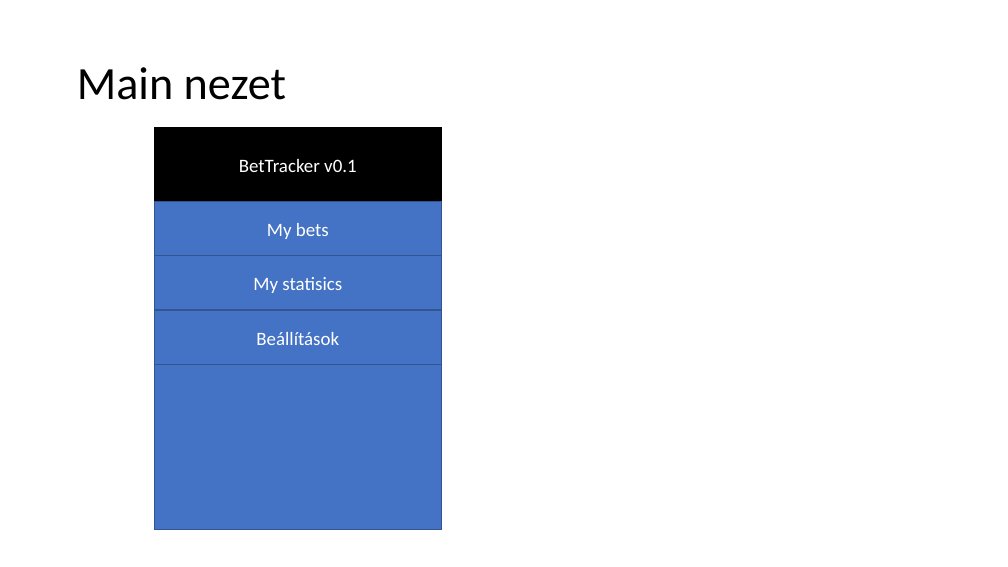
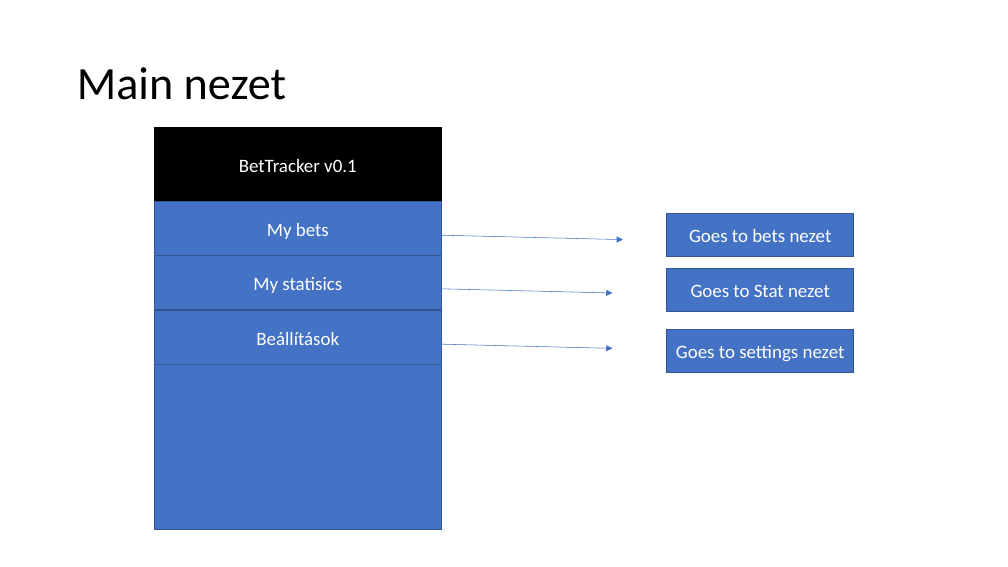
Before and after one commit to Frostforus/BetTracker, a slide deck: slide 2 of design/Design_ppt-ben.pptx (slide 1 before the commit). Drawn at 1008x567 pixels with LibreOffice and Linux fonts; fonts in the diff are those of the drawing. Boxes give left, top, right and bottom in pixels: in the first picture for what was removed or moved away, otherwise in the second. Text is boxed around its words. In the diff, an @@ line names an element or a change of style, - is before the commit and + after.

```diff
--- a/design/Design_ppt-ben.pptx
+++ b/design/Design_ppt-ben.pptx
@@ arrow added from (406, 234) to (623, 240), #4472C4 0.5 pt @@
@@ rectangle added at [667, 213, 854, 256], fill #4472C4, outline #325491 1 pt, 18 pt, text #FFFFFF @@
+Goes to bets nezet
@@ rectangle added at [667, 269, 854, 312], fill #4472C4, outline #325491 1 pt, 18 pt, text #FFFFFF @@
+Goes to Stat nezet
@@ arrow added from (395, 288) to (613, 293), #4472C4 0.5 pt @@
@@ arrow added from (395, 343) to (613, 349), #4472C4 0.5 pt @@
@@ rectangle added at [667, 330, 854, 373], fill #4472C4, outline #325491 1 pt, 18 pt, text #FFFFFF @@
+Goes to settings nezet
```
Also in this commit, not shown: 3 slides added, 11 other files.
